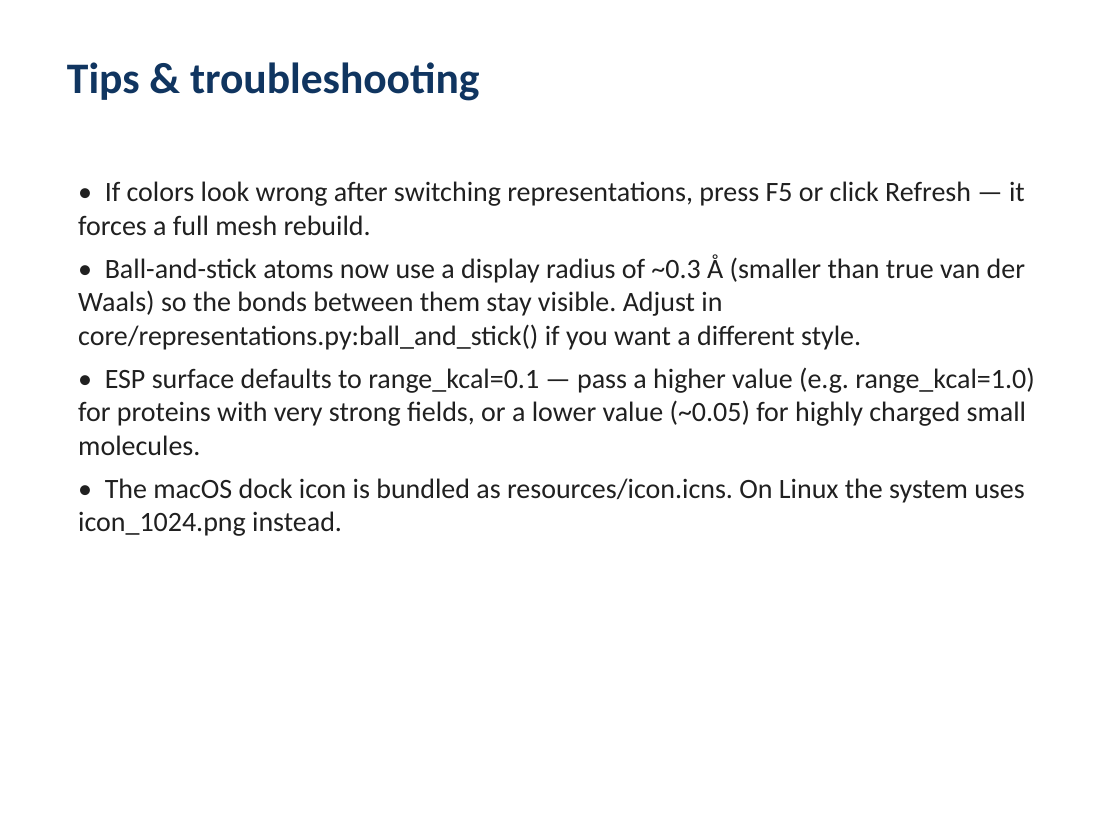
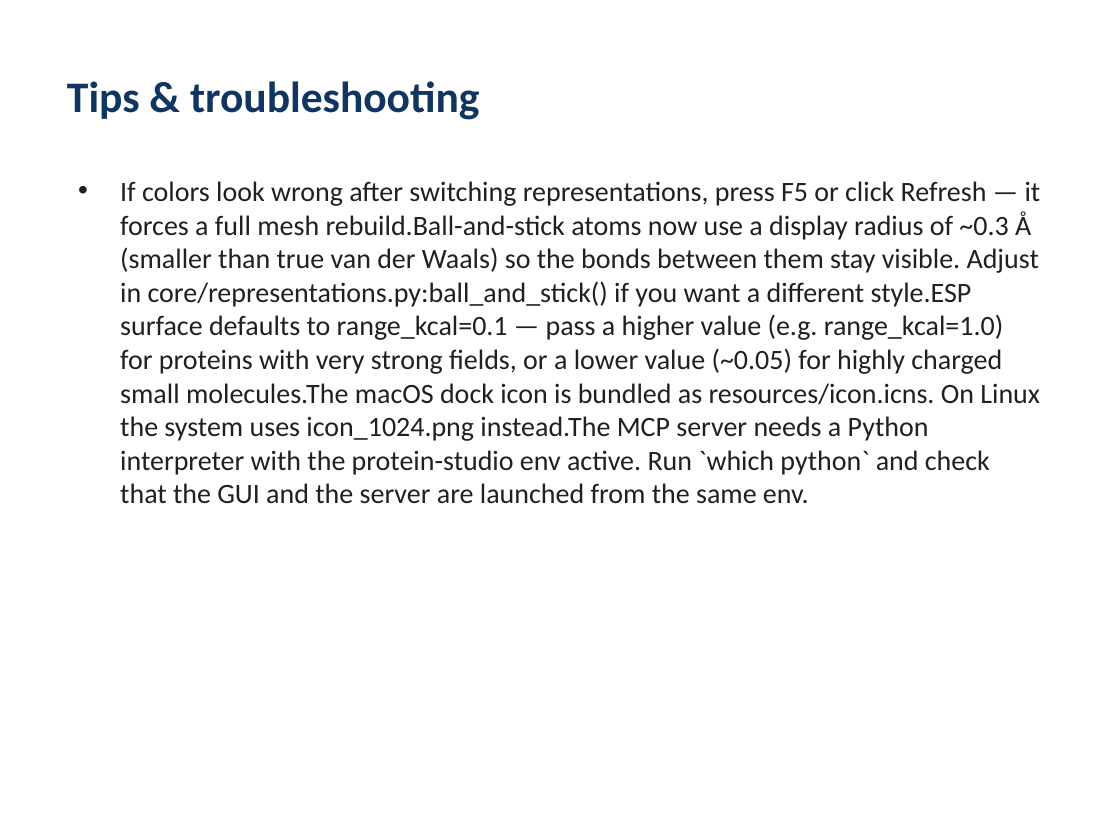
Before and after one commit to kekegg/protein-studio, a slide deck: slide 11 of docs/UserGuide.pptx (slide 10 before the commit). Drawn at 1120x840 pixels with LibreOffice and Linux fonts; fonts in the diff are those of the drawing. Boxes give left, top, right and bottom in pixels: in the first picture for what was removed or moved away, otherwise in the second. Text is boxed around its words. In the diff, an @@ line names an element or a change of style, - is before the commit and + after.

Commit message:
Redo documentation generation with Node toolchain
Replace docs/generate_docs.py (python-docx + python-pptx) with
docs/generate_docs.mjs (docx v9 + pptxgenjs v3). The single content
source feeds both renderers — change DEVELOPER_GUIDE / USER_GUIDE
once, both .docx and .pptx update.

Build is one npm command:

    cd docs && npm install && npm run build

The new generator:
  - Uses ES modules and the latest docx/pptxgenjs APIs
  - Adds an MCP server section (Tools menu / toolbar pill / status bar)
    and a per-SS ribbon entry to keep the developer guide current
  - Adds an MCP user-guide section explaining the in-app start/stop
    controls and what tools the agent exposes
  - Renders code blocks with a thin gray border + Consolas text in
    dark green (matches the existing palette)
  - Silently skips missing screenshots so a partial docs/screenshots/
    directory doesn't break the build

docs/README.md documents the toolchain, content model, and how to
verify the outputs (unzip + grep). node_modules is gitignored.

```diff
--- a/docs/UserGuide.pptx
+++ b/docs/UserGuide.pptx
@@ text "Tips & troubleshooting" at (67,81,480,120): vertical alignment top to middle @@
@@ text at (120,181,1041,503): text changed @@
-• If colors look wrong after switching representations, press F5 or click Refresh — it forces a full mesh rebuild.
-• Ball-and-stick atoms now use a display radius of ~0.3 Å (smaller than true van der Waals) so the bonds between them stay visible. Adjust in core/representations.py:ball_and_stick() if you want a different style.
-• ESP surface defaults to range_kcal=0.1 — pass a higher value (e.g. range_kcal=1.0) for proteins with very strong fields, or a lower value (~0.05) for highly charged small molecules.
-• The macOS dock icon is bundled as resources/icon.icns. On Linux the system uses icon_1024.png instead.
+• If colors look wrong after switching representations, press F5 or click Refresh — it forces a full mesh rebuild.Ball-and-stick atoms now use a display radius of ~0.3 Å (smaller than true van der Waals) so the bonds between them stay visible. Adjust in core/representations.py:ball_and_stick() if you want a different style.ESP surface defaults to range_kcal=0.1 — pass a higher value (e.g. range_kcal=1.0) for proteins with very strong fields, or a lower value (~0.05) for highly charged small molecules.The macOS dock icon is bundled as resources/icon.icns. On Linux the system uses icon_1024.png instead.The MCP server needs a Python interpreter with the protein-studio env active. Run `which python` and check that the GUI and the server are launched from the same env.
```
Also in this commit, not shown: 10 other slides changed, 1 slide added, 8 other files.
